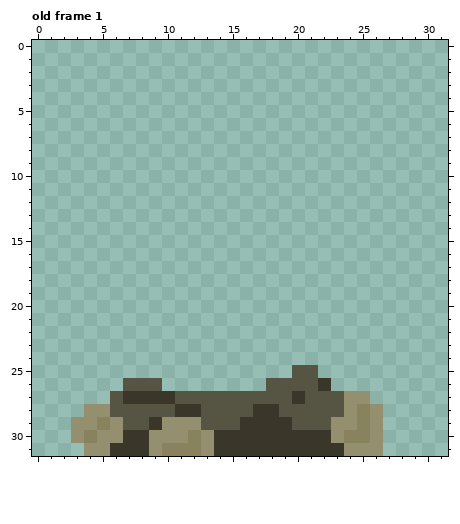
Pixel-art file: Assets/Resources/Sprites/objects/campfire.aseprite. That is the earlier state.
32x32 pixels, 1 frame. Shown: old frame 1. The commit also changed other frames, which this record leaves out.
After the commit:
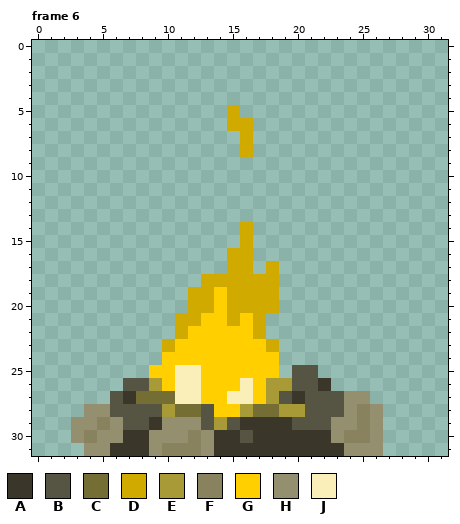
Palette (. is transparent): A #3a372a  B #565443  C #756e34  D #d1aa00  E #a79a37  F #88825f  G #ffcf00  H #948f6e  J #fbefb9
A new or re-ordered frame is compared with the old frame closest to it.
From old to new:
frames 1 -> 6
layer "fire" added
layer "light" added
Frame 6 is new; against old frame 1, layers "light", "fire":
y 5: x 15 . -> D
y 6: x 15..16 .. -> DD
y 7..8: x 16 . -> D
y 14..15: x 16 . -> D
y 16: x 15..16 .. -> DD
y 17: x 15..16 .. -> DD; x 18 . -> D
y 18: x 13..18 ...... -> DDDDDD
y 19..20: x 12..18 ....... -> DDGDDDD
y 21: x 11..17 ....... -> DDGGDGD
y 22: x 11..17 ....... -> DGGGGGD
y 23: x 10..18 ......... -> DGGGGGGGD
y 24: x 10..18 ......... -> GGGGGGGGG
y 25: x 9..18 .......... -> GGJJGGGGGG
y 26: x 9..19 B........BB -> EGJJGGGJGEE
y 27: x 8..18 AAABBBBBBBB -> CCCJJGGJJGE
y 28: x 10..12 BAA -> ECC; x 14..20 BBBAABB -> GGECCEE
y 29: x 14 B -> E
y 30: x 16 A -> B
Boxes around the changes in both pictures, in picture pixels (x1, y1, x2, y2):
added: (227, 105, 253, 157)
changed: (136, 222, 305, 443)
